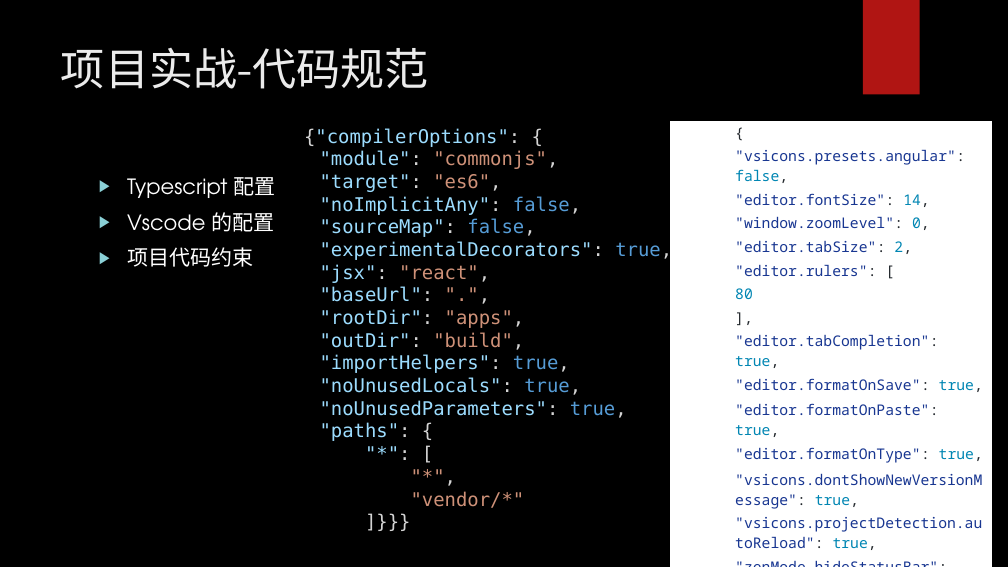
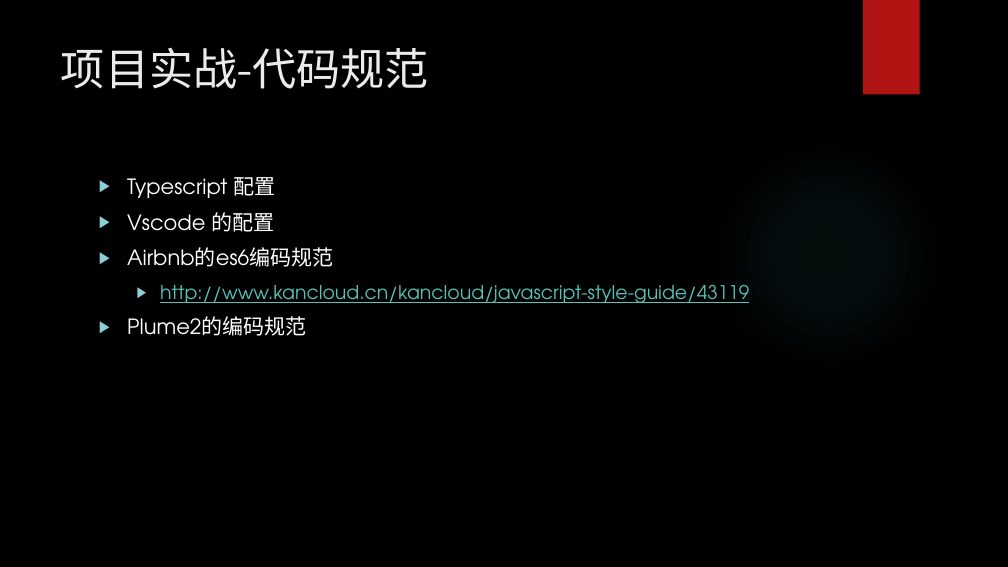
Before and after one commit to hufeng/plume2-starter, a slide deck: slide 6 of docs/plume2-starter项目实战.pptx. Drawn at 1008x567 pixels with LibreOffice and Linux fonts; fonts in the diff are those of the drawing; background and template pictures are left out. Boxes give left, top, right and bottom in pixels: in the first picture for what was removed or moved away, otherwise in the second. Text is boxed around its words. In the diff, an @@ line names an element or a change of style, - is before the commit and + after.

Commit message:
add ts guidelines

```diff
--- a/docs/plume2-starter项目实战.pptx
+++ b/docs/plume2-starter项目实战.pptx
@@ text removed at [304, 128, 672, 508] @@
-{"compilerOptions": {
-"module": "commonjs",
-"target": "es6",
-"noImplicitAny": false,
-"sourceMap": false,
-"experimentalDecorators": true,
-"jsx": "react",
-"baseUrl": ".",
-"rootDir": "apps",
-"outDir": "build",
-"importHelpers": true,
-"noUnusedLocals": true,
-"noUnusedParameters": true,
-"paths": {
-"*": [
-"*",
-"vendor/*"
-]}}}
@@ table removed at [670, 121, 992, 566], 17 rows, 2 columns @@
- | {
- | "vsicons.presets.angular": false,
- | "editor.fontSize": 14,
- | "window.zoomLevel": 0,
- | "editor.tabSize": 2,
- | "editor.rulers": [
- | 80
- | ],
- | "editor.tabCompletion": true,
- | "editor.formatOnSave": true,
- | "editor.formatOnPaste": true,
- | "editor.formatOnType": true,
- | "vsicons.dontShowNewVersionMessage": true,
- | "vsicons.projectDetection.autoReload": true,
- | "zenMode.hideStatusBar": false,
- | "typescript.tsdk": "./node_modules/typescript/lib"
- | }
@@ text at [127, 247, 749, 336]: text changed; size 20 to 18 pt; text colour #FFFFFF to #58C1BA @@
-▶ 项目代码约束
+▶ Airbnb的es6编码规范
+  ▶ http://www.kancloud.cn/kancloud/javascript-style-guide/43119
+▶ Plume2的编码规范
```
Also in this commit, not shown: 1 other file.
